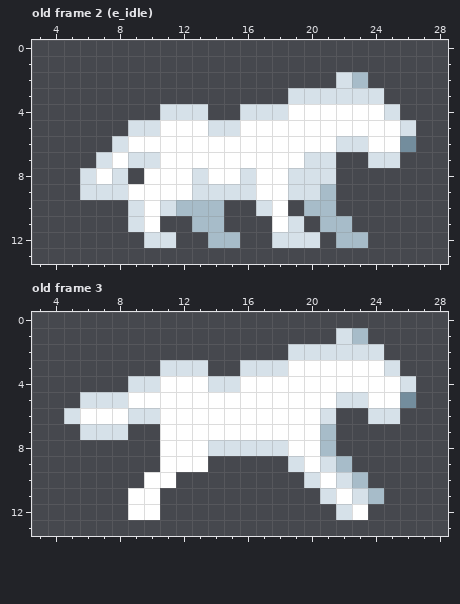
Pixel-art file: Assets/Sprites/Wolf/wolf.aseprite. Above is the file before it was changed.
32x16 pixels, 5 frames. Colours within 5 levels of each other are drawn and written as one. Shown: old frame 2 (e_idle): x 3..28, y 0..13; old frame 3: x 3..28, y 0..13. The commit also changed other frames, which this record leaves out.
The result:
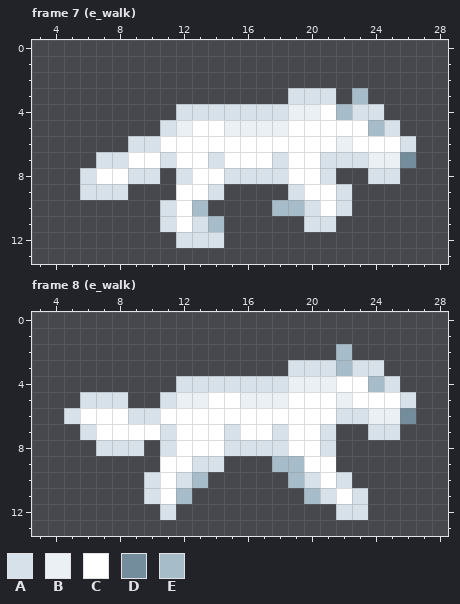
Palette (. is transparent): A #d6e1e9  B #eaf0f4  C #ffffff  D #738d9d  E #a7bcc9
A new or re-ordered frame is compared with the old frame closest to it.
Diff:
frames 5 -> 13
Changed rows in their new state; - is an unchanged pixel.
Frame 7 (e_walk) is new; against old frame 2 (e_idle):
first column x 8:
 2 --------------..---
 3 --------------.E.--
 4 ---.--AA---BB-EAA.-
 5 -..AB-CBBBB-----EA.
 6 .AA-----------BC--A
 7 ACCA--A---A-C-AABBD
 8 CAA.AC-A-AACC---AA-
 9 -...-C-....-CCA----
10 -..-C-.--.EEACA----
11 -..ACA----..AA.----
12 --..AAA.--...-..---
Frame 8 (e_walk) is new; against old frame 3:
first column x 7:
 1 ---------------..---
 2 ------------...E..--
 3 ----...--...AAAEAA.-
 4 --...AA--AAABBB--EA.
 5 --..ABB--BBB---BC--A
 6 --------------CAABBD
 7 CCCCA---A--A--A--AA-
 8 AAA-A--C------A-----
 9 ------AA---EE-C.----
10 ---A-AE-----E---.---
11 --.ACE-------E---.--
12 --..A-----------A---
Where, in picture pixels (left, top, right, bottom), the same in both pictures:
changed: (112, 72, 416, 248)
changed: (96, 328, 416, 520)
